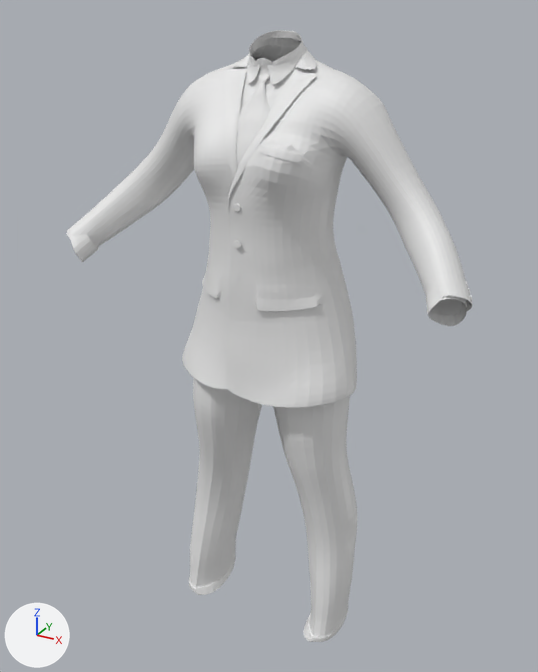
Two versions of the OBJ model assets/fitted/female/fem_suit2.fitted.obj, one commit apart.
One viewpoint serves both versions: a 50 mm lens placed at (7.36, -13.93, 6.32), pointed at (-0.12, -0.33, -0.47). Arrows for +X, +Y and +Z are at lower left; the lights stay in place. The older version comes first. Where no turn or scale is listed for an object, it has been applied to the vertices.

Names of what the first picture shows: 'fem_suit2'.
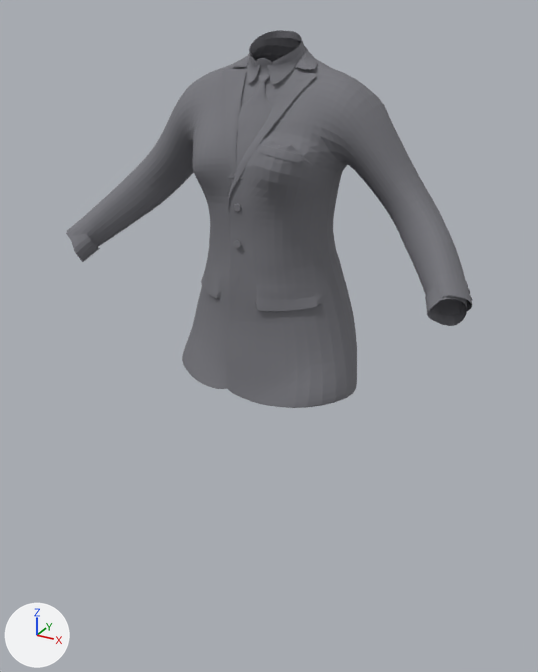
The change, as a diff of the scene's bpy script:
```diff
--- a/assets/fitted/female/fem_suit2.fitted.obj.py
+++ b/assets/fitted/female/fem_suit2.fitted.obj.py
@@ mat_fem_suit2 @@
+mat_fem_suit2 = principled_material('fem_suit2')
+mat_fem_suit2.base_color = (0.18, 0.18, 0.2)  # grey #76767c
+mat_fem_suit2.roughness = 0.859
@@ me_fem_suit2 @@
 # used by ob_fem_suit2; location = (0.0, 0.0, 0.0)
-me_fem_suit2.from_pydata(...)  # 8509 vertices, 8107 faces; spans x -4.58..4.59, y -2.2..1.2, z -7.82..5.93
+me_fem_suit2.from_pydata(...)  # 6456 vertices, 6099 faces; spans x -4.58..4.59, y -2.19..1.2, z -1.49..5.93
+# me_fem_suit2 part 1: the loose piece of 2053 vertices spanning x -2.2..2.2, y -1.49..1.05, z -7.82..0.96 is deleted
+# me_fem_suit2 part 2: 1284 vertices moved from x -4.12..4.03, y -2.2..0.96, z -0.99..5.68 to x -4.11..4.02, y -2.19..0.96, z -0.98..5.66; 38 vertices removed from x -0.39..1.24, y -1.61..0.46, z 3.32..5.69; 38 vertices added at x -0.39..1.25, y -1.66..0.5, z 3.32..5.69
+# me_fem_suit2 part 3: 6001 faces spanning x -4.58..4.59, y -2.19..1.2, z -1.49..5.93 switch from no material to mat_fem_suit2 (grey #76767c)
```

Where the change shows, as pixel boxes (x1, y1, x2, y2) in the pictures (538 x 672 px; the box of a moved part takes in the faces that stretch with it):
'fem_suit2', reshaped (38% shorter): before (66, 30, 472, 642); after (66, 30, 472, 408)
part 1 of me_fem_suit2, deleted: before (189, 378, 357, 642)
part 2 of me_fem_suit2, moved or reshaped: (70, 45, 437, 382) in both
part 3 of me_fem_suit2, recoloured (white to grey): (66, 30, 472, 408) in both
